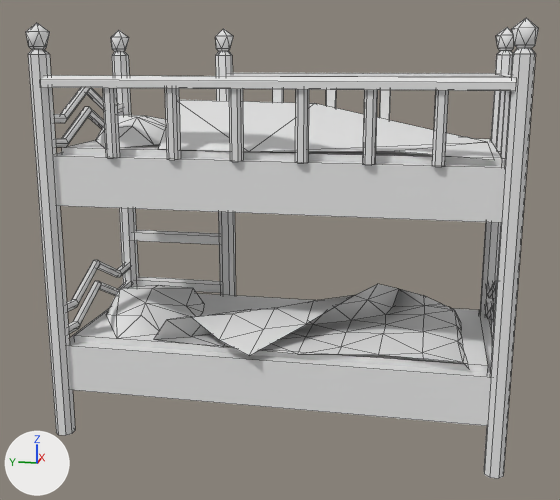
An edit to the OBJ model Assets/Models/Amys_Room/mod_Hochbett_Amy.obj, drawn before and after from the same camera.
Rendered twice from a 50 mm camera at (-3.25, -0.62, 1.57) aimed at (-0.03, 0.02, 0.77). The lights are fixed; the arrows at lower left show +X, +Y and +Z. Mesh edges are drawn as thin lines. Where no turn or scale is listed for an object, it has been applied to the vertices.

Script lines for the objects in view, before the commit:
```python
me_hochbett = bpy.data.meshes.new('Hochbett')
me_hochbett.from_pydata(...)  # 709 vertices, 598 faces; spans x -0.45..0.45, y -0.94..0.94, z 0.0..1.71
me_hochbett.materials.append(mat_none)  # white #e7e7e7
ob_hochbett = bpy.data.objects.new('Hochbett', me_hochbett)
ob_hochbett.location = (0.0, 0.0, 0.0)
```
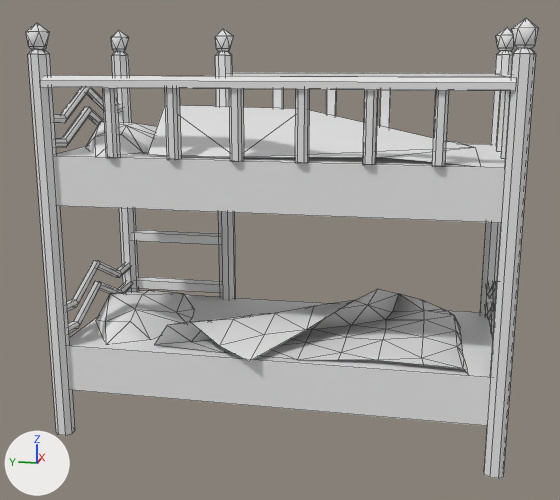
The newer file is also rescaled (x2.0) as a whole; pictures and numbers use the older file's frame.

Where the change shows, as pixel boxes (x1, y1, x2, y2) in the pictures (560 x 500 px; the box of a moved part takes in the faces that stretch with it):
```json
{"part": 1, "of": "me_hochbett", "change": "moved or reshaped", "before": [159, 100, 494, 160], "after": [147, 105, 480, 166]}
{"part": 2, "of": "me_hochbett", "change": "moved or reshaped", "before": [154, 284, 469, 369], "after": [154, 289, 468, 374]}
{"part": 3, "of": "me_hochbett", "change": "moved or reshaped", "before": [106, 285, 204, 338], "after": [96, 291, 194, 343]}
{"part": 4, "of": "me_hochbett", "change": "moved or reshaped", "before": [96, 115, 166, 148], "after": [86, 121, 157, 155]}
{"part": 5, "of": "me_hochbett", "change": "deleted", "before": [62, 139, 502, 166]}
{"part": 6, "of": "me_hochbett", "change": "deleted", "before": [74, 293, 488, 373]}
```

The change, as JSON lines over the scene's bpy script:
```json
{"block": "me_hochbett", "where": "me_hochbett.from_pydata(...)  # 709 vertices, 598 faces; spans x -0.45..0.45, y -0.94..0.94, z 0.0..1.71"}
{"block": "me_hochbett", "where": "# used by ob_hochbett; location = (0.0, 0.0, 0.0)"}
{"block": "me_hochbett", "change": "me_hochbett part 1: the loose piece of 11 vertices spanning x -0.38..0.37, y -0.83..0.51, z 1.21..1.41 is moved by (0.0, 0.05, -0.02)"}
{"block": "me_hochbett", "change": "me_hochbett part 2: the loose piece of 58 vertices spanning x -0.45..0.35, y -0.78..0.5, z 0.42..0.58 is moved by (0.0, 0.0, -0.02)"}
{"block": "me_hochbett", "change": "me_hochbett part 3: the loose piece of 17 vertices spanning x -0.34..0.3, y 0.4..0.85, z 0.42..0.54 is moved by (0.0, 0.05, -0.03)"}
{"block": "me_hochbett", "change": "me_hochbett part 4: the loose piece of 17 vertices spanning x -0.34..0.3, y 0.4..0.85, z 1.21..1.34 is moved by (0.0, 0.05, -0.03)"}
{"block": "me_hochbett", "change": "me_hochbett part 5: the loose piece of 8 vertices spanning x -0.35..0.35, y -0.86..0.86, z 1.12..1.23 is deleted"}
{"block": "me_hochbett", "change": "me_hochbett part 6: the loose piece of 8 vertices spanning x -0.35..0.35, y -0.86..0.86, z 0.32..0.43 is deleted"}
```
